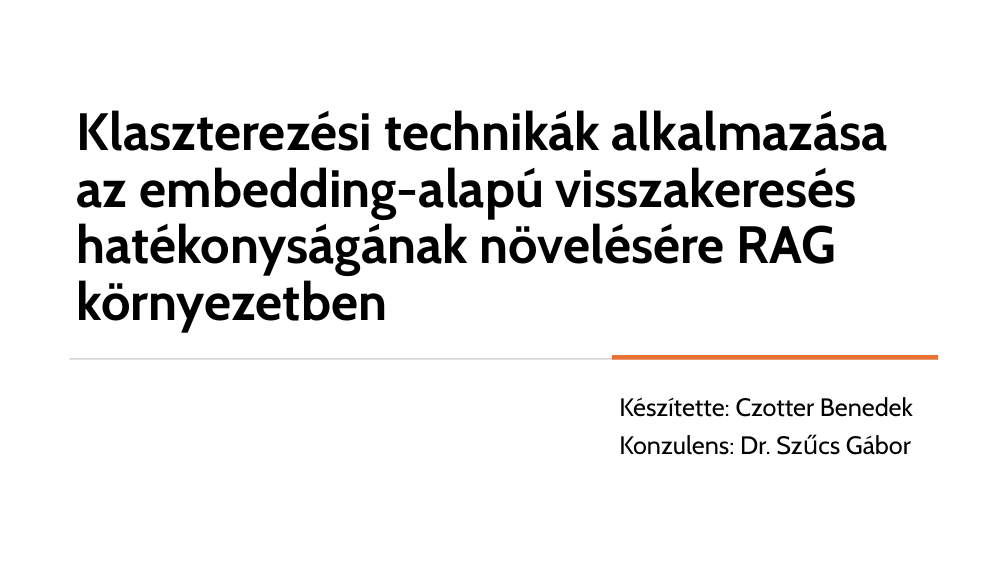
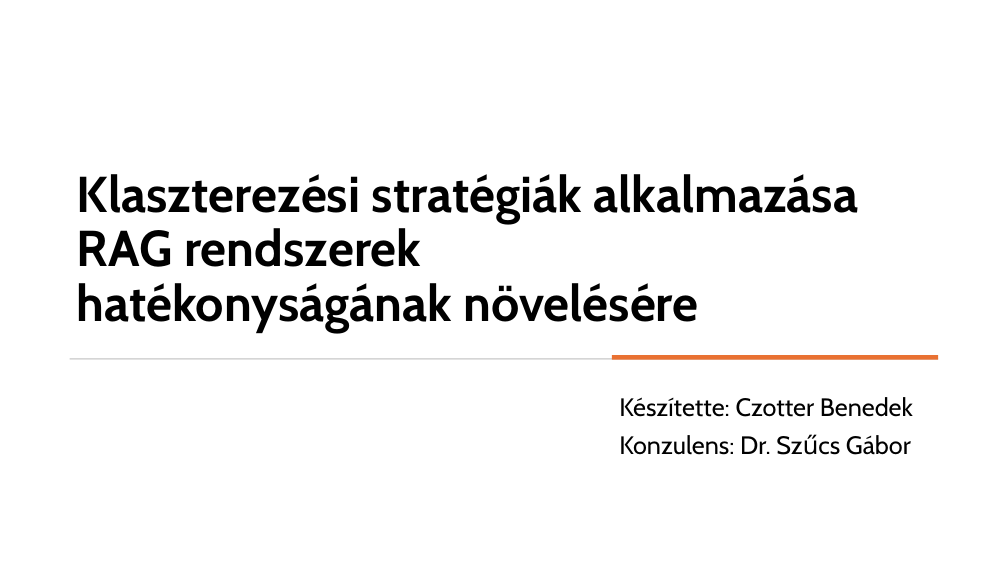
Before and after one commit to czotterbenedek/rag-onlineclustering-optimization, a slide deck: slide 1 of tdk/tdk_v1.pptx. Drawn at 1008x567 pixels with LibreOffice and Linux fonts; fonts in the diff are those of the drawing. Boxes give left, top, right and bottom in pixels: in the first picture for what was removed or moved away, otherwise in the second. Text is boxed around its words. In the diff, an @@ line names an element or a change of style, - is before the commit and + after.

```diff
--- a/tdk/tdk_v1.pptx
+++ b/tdk/tdk_v1.pptx
@@ title at [77, 174, 858, 331]: text changed; size 50 to 48 pt @@
-Klaszterezési technikák alkalmazása az embedding-alapú visszakeresés hatékonyságának növelésére RAG környezetben
+Klaszterezési stratégiák alkalmazása RAG rendszerek
+hatékonyságának növelésére
```
Also in this commit, not shown: 13 other slides changed, 2 slides added.
